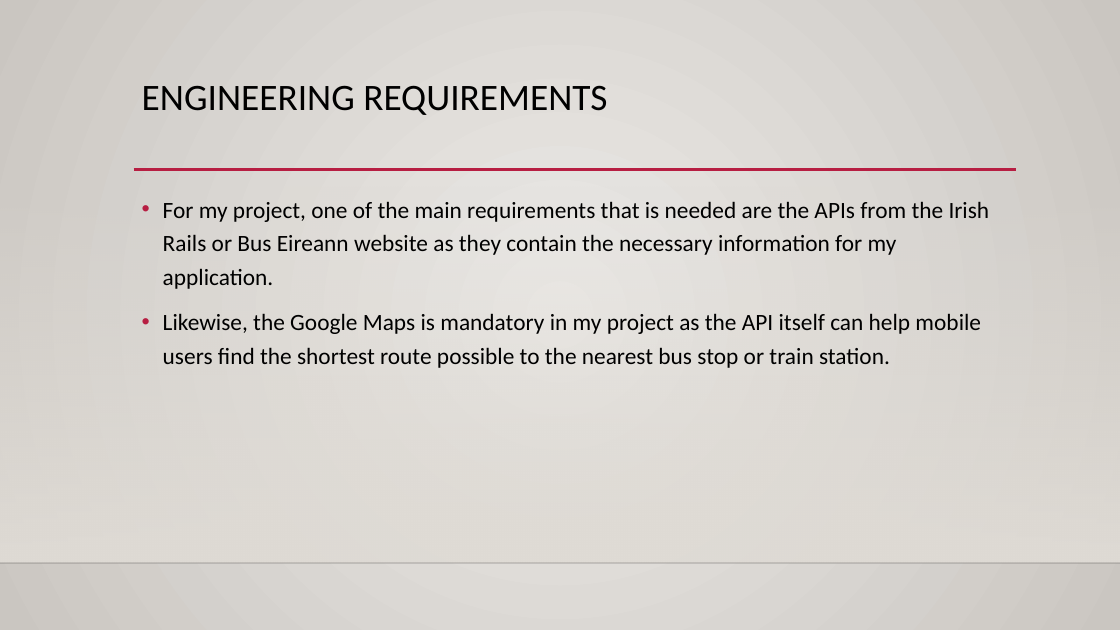
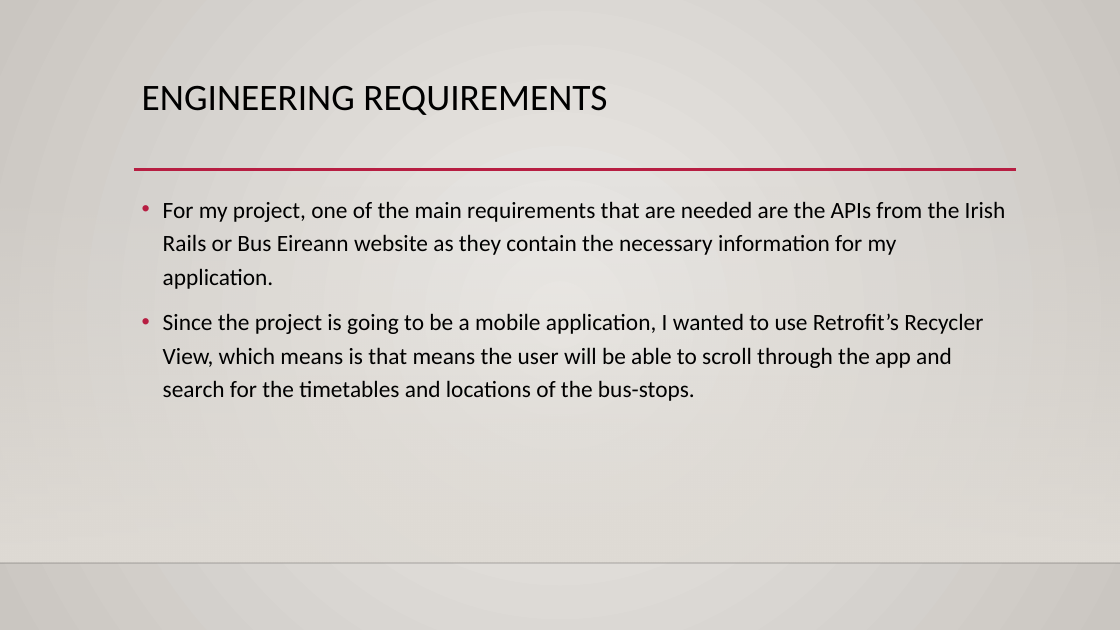
Before and after one commit to AlexisPechon/4th-Year-Android-App-Project, a slide deck: slide 6 of Final Report Docs/Alexis_Pechon_BSHCSD4_x19358953_Final Presentation.pptx. Drawn at 1120x630 pixels with LibreOffice and Linux fonts; fonts in the diff are those of the drawing; background and template pictures are left out. Boxes give left, top, right and bottom in pixels: in the first picture for what was removed or moved away, otherwise in the second. Text is boxed around its words. In the diff, an @@ line names an element or a change of style, - is before the commit and + after.

```diff
--- a/Final Report Docs/Alexis_Pechon_BSHCSD4_x19358953_Final Presentation.pptx
+++ b/Final Report Docs/Alexis_Pechon_BSHCSD4_x19358953_Final Presentation.pptx
@@ text at (163,201,1006,401): text changed @@
-• For my project, one of the main requirements that is needed are the APIs from the Irish Rails or Bus Eireann website as they contain the necessary information for my application.
-• Likewise, the Google Maps is mandatory in my project as the API itself can help mobile users find the shortest route possible to the nearest bus stop or train station.
+• For my project, one of the main requirements that are needed are the APIs from the Irish Rails or Bus Eireann website as they contain the necessary information for my application.
+• Since the project is going to be a mobile application, I wanted to use Retrofit’s Recycler View, which means is that means the user will be able to scroll through the app and search for the timetables and locations of the bus-stops.
```
Also in this commit, not shown: 3 other slides changed, 5 other files.
